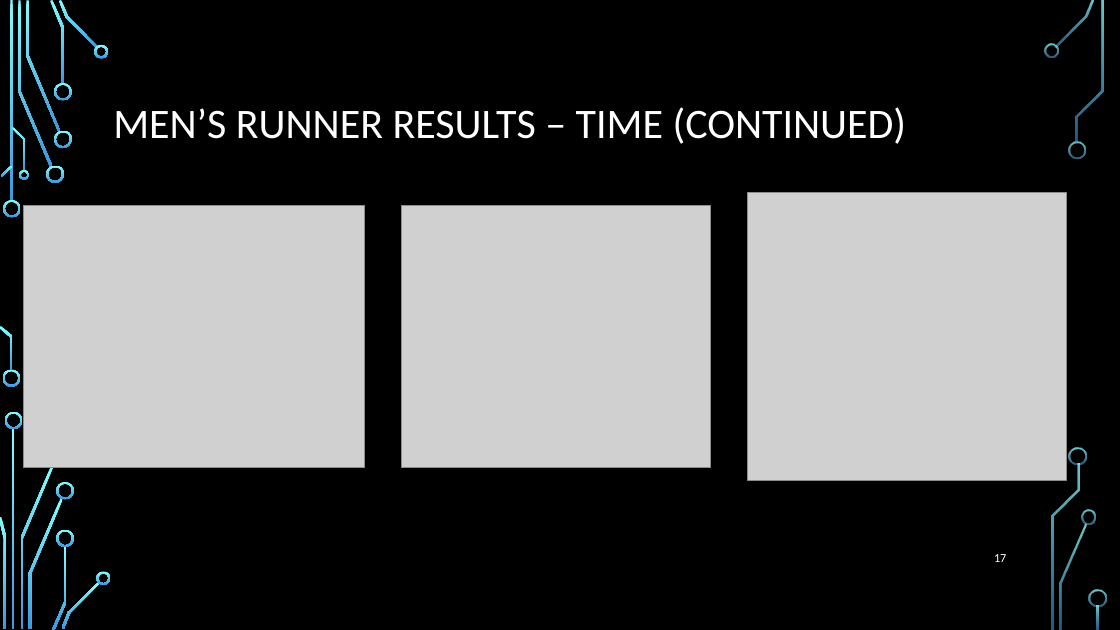
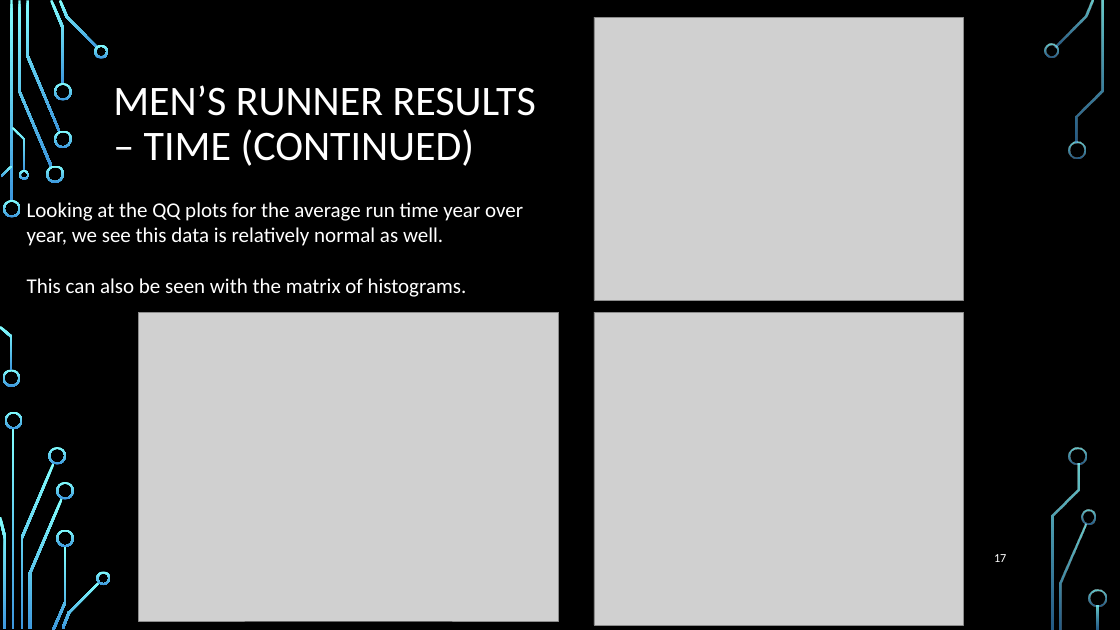
Before and after one commit to elkinst65/QTW_08, a slide deck: slide 17 of infographic.pptx. Drawn at 1120x630 pixels with LibreOffice and Linux fonts; fonts in the diff are those of the drawing; grey boxes stand for pictures; background and template pictures are left out. Boxes give left, top, right and bottom in pixels: in the first picture for what was removed or moved away, otherwise in the second. Text is boxed around its words. In the diff, an @@ line names an element or a change of style, - is before the commit and + after.

Commit message:
Added explanations to charts and reorganized a bit. Taking a break. Will continue to work on it this evening.

```diff
--- a/infographic.pptx
+++ b/infographic.pptx
@@ picture: place and size @@
-picture at (24,206,365,468)
+picture at (594,17,964,300)
@@ title "MEN’S RUNNER RESULTS – TIME ..." rewrapped from (113,107,907,144) to (113,85,536,166) @@
@@ text added at (27,202,523,297), 18 pt, text #FFFFFF @@
+Looking at the QQ plots for the average run time year over year, we see this data is relatively normal as well.
+This can also be seen with the matrix of histograms.
@@ picture: place and size @@
-picture at (747,192,1066,480)
+picture at (139,313,560,622)
@@ picture: place and size @@
-picture at (402,206,711,468)
+picture at (594,313,964,626)
@@ freeform shape added at (49,447,66,465), fill gradient #82FFFF to #3D97DE @@
```
Also in this commit, not shown: 5 other slides changed, 2 slides added, 2 slides removed.
